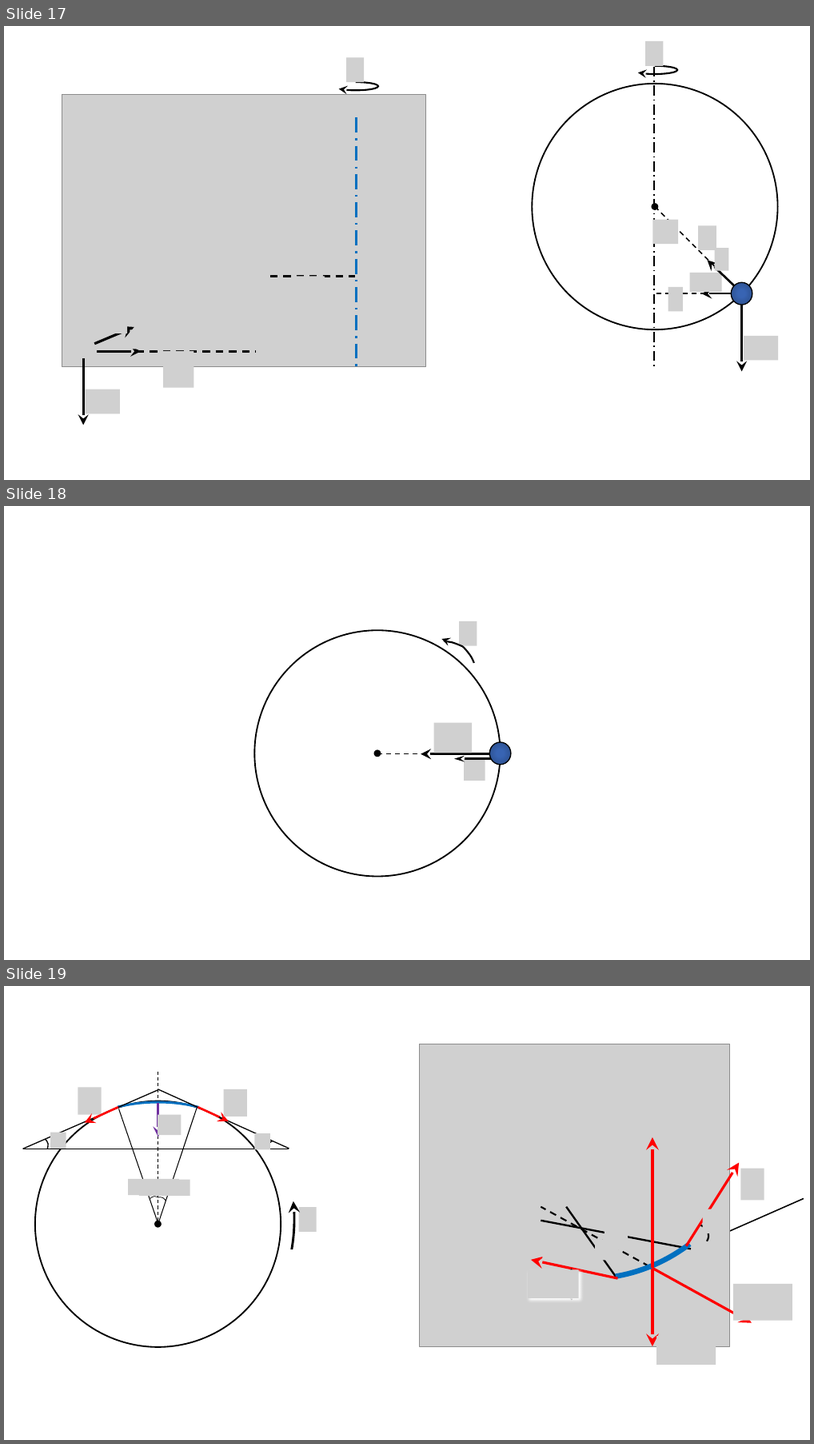
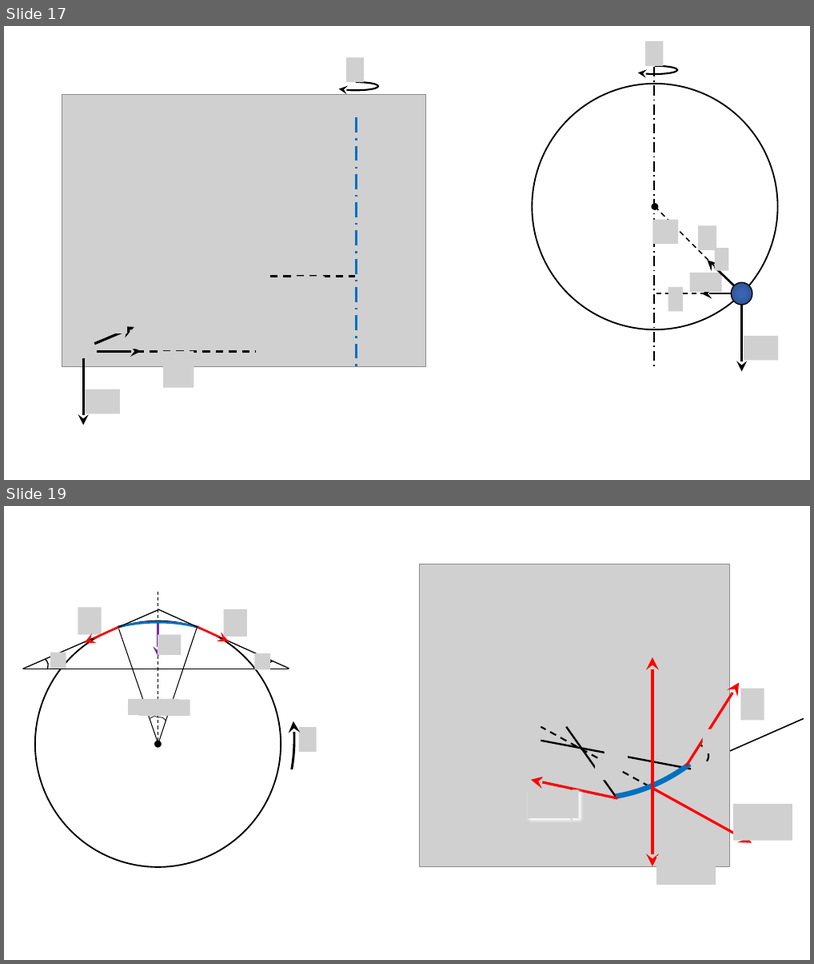
Before and after one commit to savchenko-physics/savchenko-physics.github.io, a slide deck: volunteer/Drawings.pptx. Shown one above the other, each under a label of ours: slides 17, 18 and 19 before the commit, slides 17 and 19 after it; the slides between them are not shown. The pictures are 814x1444 and 814x964 pixels, drawn with LibreOffice and Linux fonts; fonts in the diff are those of the drawing; grey boxes stand for pictures. Boxes give left, top, right and bottom in pixels: in the first picture for what was removed or moved away, otherwise in the second. Text is boxed around its words. In the diff, an @@ line names an element or a change of style, - is before the commit and + after.

```diff
--- a/volunteer/Drawings.pptx
+++ b/volunteer/Drawings.pptx
@@ slide 18 removed at [4, 506, 810, 960], background #FFFFFF @@
@@ picture removed at [459, 621, 477, 646] @@
@@ ellipse removed at [254, 630, 500, 876] @@
@@ freeform shape removed at [441, 630, 478, 673] @@
@@ picture removed at [434, 723, 472, 753] @@
@@ ellipse removed at [490, 742, 511, 764] @@
@@ ellipse removed at [375, 751, 380, 756] @@
@@ line removed from (378, 753) to (501, 753) @@
@@ arrow removed from (490, 754) to (421, 754) @@
@@ arrow removed from (491, 759) to (454, 759) @@
@@ picture removed at [464, 759, 486, 780] @@
```
Also in this commit, not shown: 2 slides added, 1 other slide removed, 10 other files.
